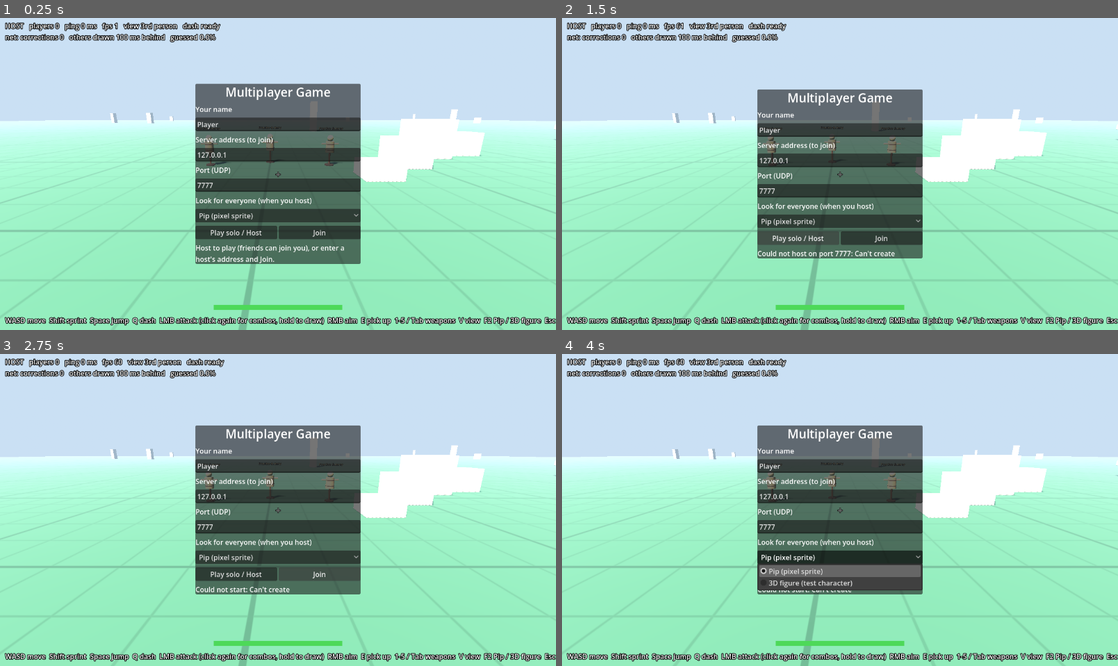
Above: before the commit, frames 1-4 (two rows, left to right).
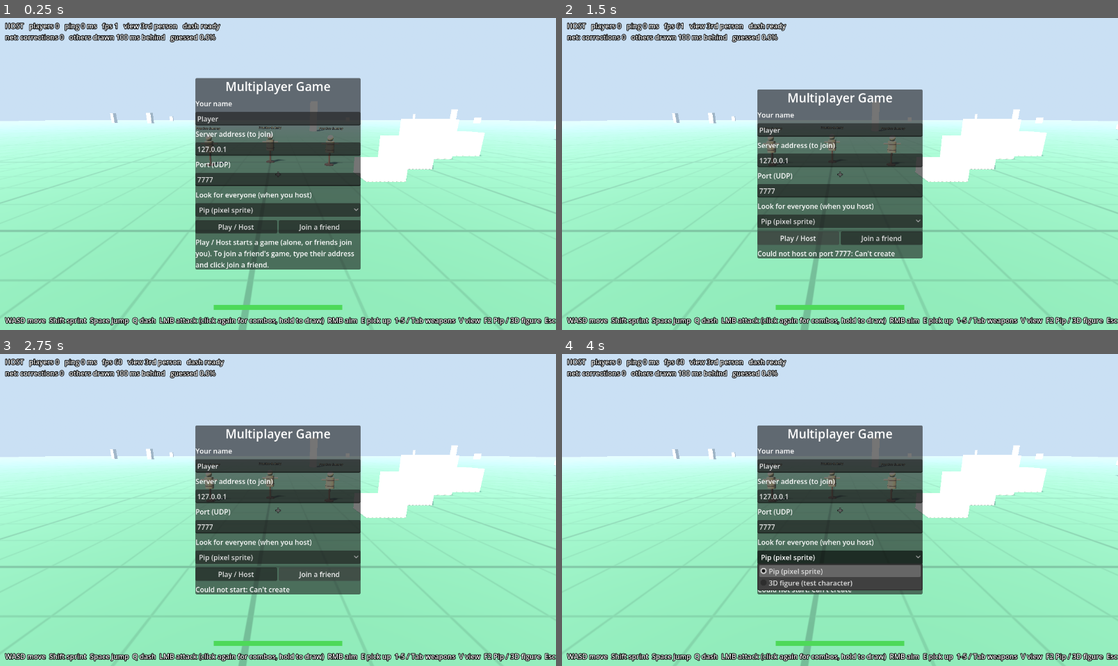
Above: after the commit, the same moments.

Repository: juggernautjake/multiplayer-game
Game: Godot game, scene res://main.tscn
The game is run twice, just before and just after one commit, with the same random seed, the same clock (stepped at 60 frames per second) and the same inputs.
Inputs (mouse positions are in pixels of both pictures, inside the frame that each line leads up to):
- Up to frame 1 (0.25 s): no input
- Up to frame 2 (1.5 s): click "Play solo / Host" (after the commit: "Play / Host") at 0.5 s; click "Play solo / Host" (after the commit: "Play / Host") at 1.25 s
- Up to frame 3 (2.75 s): click "Join" (after the commit: "Join a friend") at 2 s
- Up to frame 4 (4 s): click "Pip (pixel sprite)" at 2.75 s; tap Enter at 3.5 s; move the mouse to (962, 494) at 3.52 s; hold D from 3.53 s (still down); hold Shift from 3.53 s (still down); click (962, 494) at 3.67 s; tap Space at 3.77 s

The runs differ from the first frame. In frame 1, 8.6% of the frame differs, in the area x 35-65%, y 19-81%; in frame 2, 0.2%; in frame 3, 0.2%; in frame 4, nothing differs.

Commit message:
Join waits for the host before leaving the menu; clear message if nothing answers in 6 s
Clicking Join with no game running used to drop you into an empty world with no character.

Co-Authored-By: Claude Opus 5.5 <noreply@anthropic.com>
Claude-Session: https://claude.ai/code/session_01MvPteSrrhYh4EdCQKmwg9T

Diff:
--- a/scripts/main.gd
+++ b/scripts/main.gd
@@ -52,6 +52,7 @@
 var attack_block_until := 0  # msec: the click that grabs the mouse doesn't also swing
 var pause_menu: Control
 var pause_char: OptionButton
+var joining_until := 0     # msec: waiting for the host to answer a Join
 var audit := {}   # --log: counts of every replicated event this client received (network audit)
 
 
@@ -278,6 +279,7 @@
 func _process(_delta: float) -> void:
 	if cam == null:
 		return
+	_process_joining()
 	var frac := Engine.get_physics_interpolation_fraction()
 	for id in avatars.keys():
 		var av = avatars[id]
@@ -639,7 +641,7 @@
 	box.add_child(char_pick)
 	var row := HBoxContainer.new()
 	box.add_child(row)
-	for spec in [["Play solo / Host", _start_host], ["Join", _start_join]]:
+	for spec in [["Play / Host", _start_host], ["Join a friend", _start_join]]:
 		var btn := Button.new()
 		btn.text = spec[0]
 		btn.size_flags_horizontal = Control.SIZE_EXPAND_FILL
@@ -647,7 +649,7 @@
 		row.add_child(btn)
 	status_label = Label.new()
 	status_label.autowrap_mode = TextServer.AUTOWRAP_WORD
-	status_label.text = "Host to play (friends can join you), or enter a host's address and Join."
+	status_label.text = "Play / Host starts a game (alone, or friends join you). To join a friend's game, type their address and click Join a friend."
 	box.add_child(status_label)
 
 
@@ -672,12 +674,32 @@
 	_enter_game()
 
 
+## Join: the menu stays up ("Connecting...") until the host answers; after 6 s with no answer, give up with a clear
+## message instead of leaving you in an empty world.
 func _start_join() -> void:
-	var err := net.join(addr_edit.text.strip_edges(), int(port_edit.text), name_edit.text)
+	var addr := addr_edit.text.strip_edges()
+	var err := net.join(addr, int(port_edit.text), name_edit.text)
 	if err != OK:
 		status_label.text = "Could not start: %s" % error_string(err)
 		return
-	_enter_game()
+	status_label.text = "Connecting to %s:%s ..." % [addr, port_edit.text]
+	joining_until = Time.get_ticks_msec() + 6000
+	if bot:
+		_enter_game()
+
+
+func _process_joining() -> void:
+	if joining_until == 0:
+		return
+	if net.my_id != 0 and net.predicted != null:   # in: the host knows us and our player exists
+		joining_until = 0
+		_enter_game()
+	elif Time.get_ticks_msec() > joining_until:
+		joining_until = 0
+		net._reset()
+		menu.visible = true
+		status_label.text = "No game answered at %s:%s. Is the host running and is the address right?
+To play on your own, click Play / Host." % [addr_edit.text.strip_edges(), port_edit.text]
 
 
 func _enter_game() -> void:
